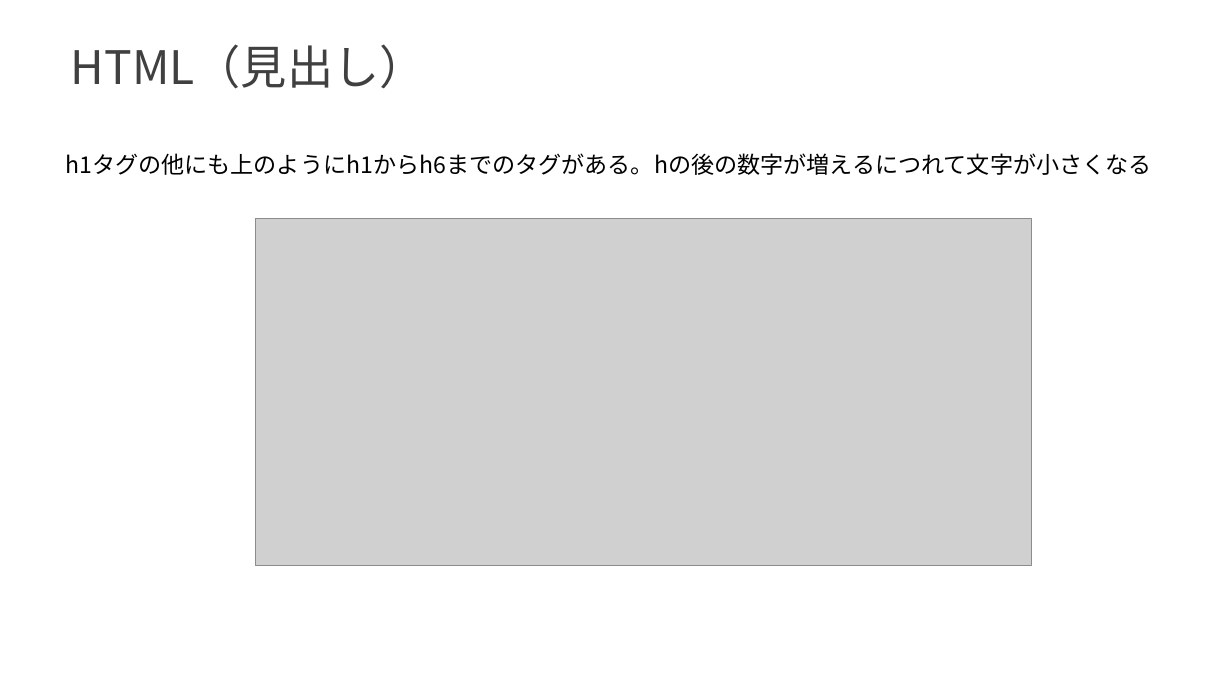
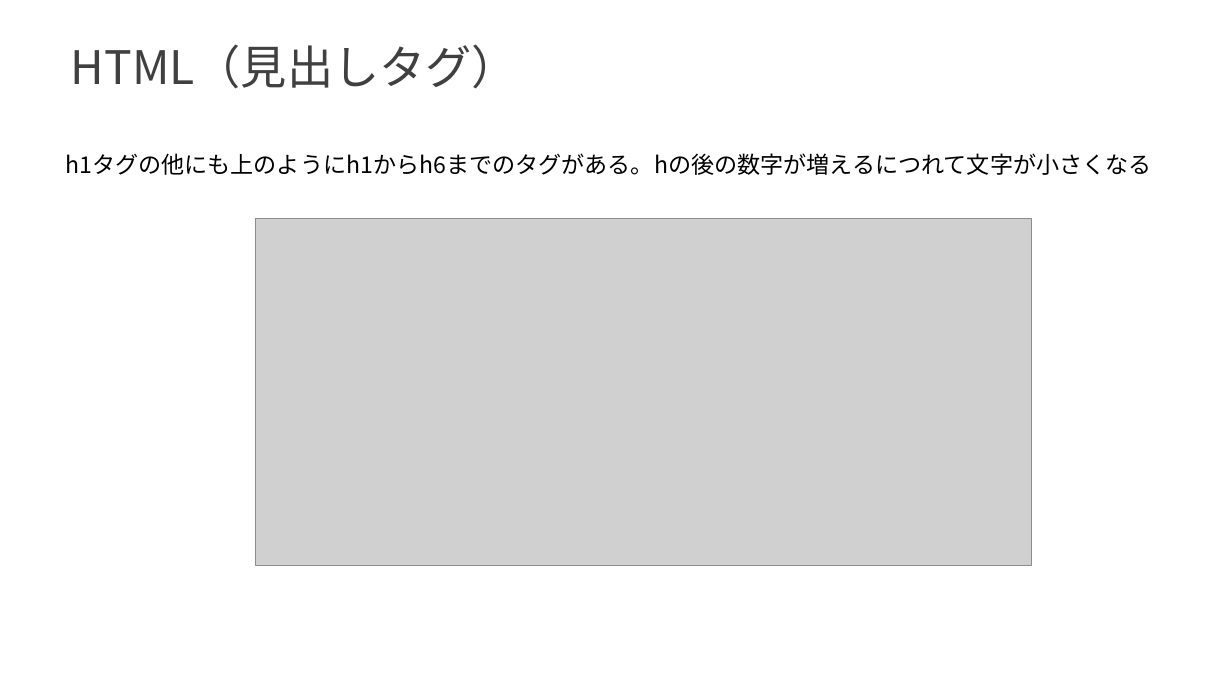
Before and after one commit to Izu-TABI/Hackathon, a slide deck: slide 5 of presentation/Web入門_第二回.pptx. Drawn at 1232x693 pixels with LibreOffice and Linux fonts; fonts in the diff are those of the drawing; grey boxes stand for pictures. Boxes give left, top, right and bottom in pixels: in the first picture for what was removed or moved away, otherwise in the second. Text is boxed around its words. In the diff, an @@ line names an element or a change of style, - is before the commit and + after.

```diff
--- a/presentation/Web入門_第二回.pptx
+++ b/presentation/Web入門_第二回.pptx
@@ text at [71,44,518,89]: text changed @@
-HTML（見出し）
+HTML（見出しタグ）
```
Also in this commit, not shown: 2 other slides changed, 5 slides added, 1 other file.
